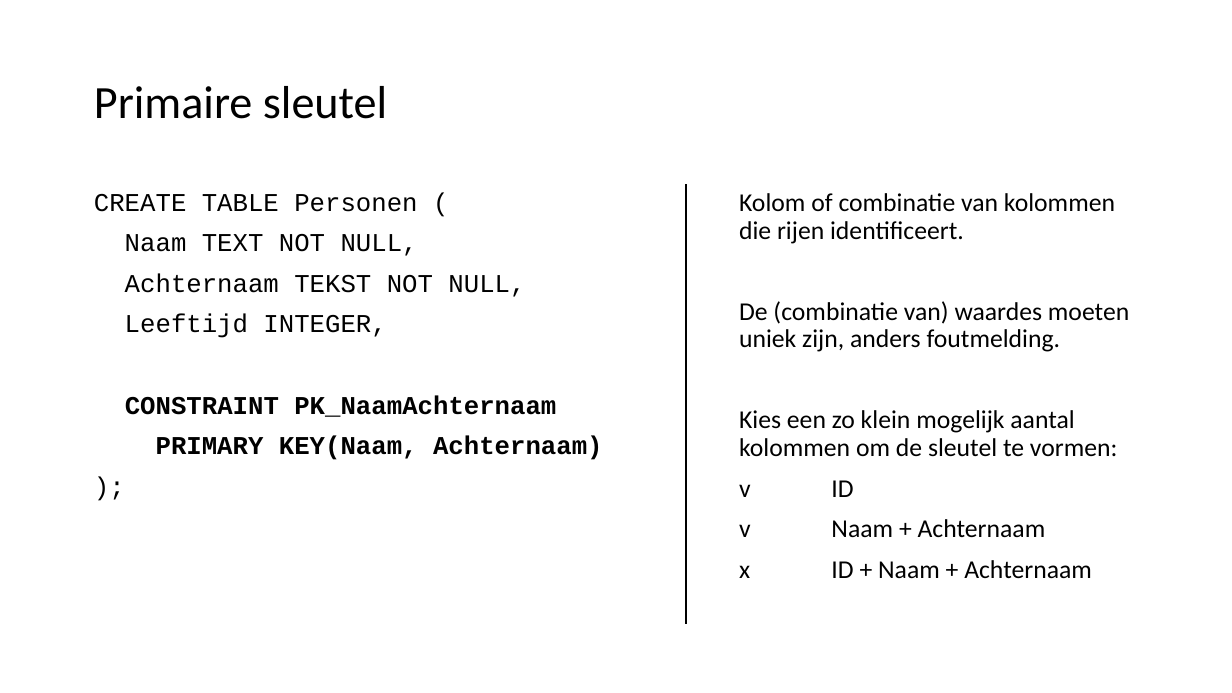
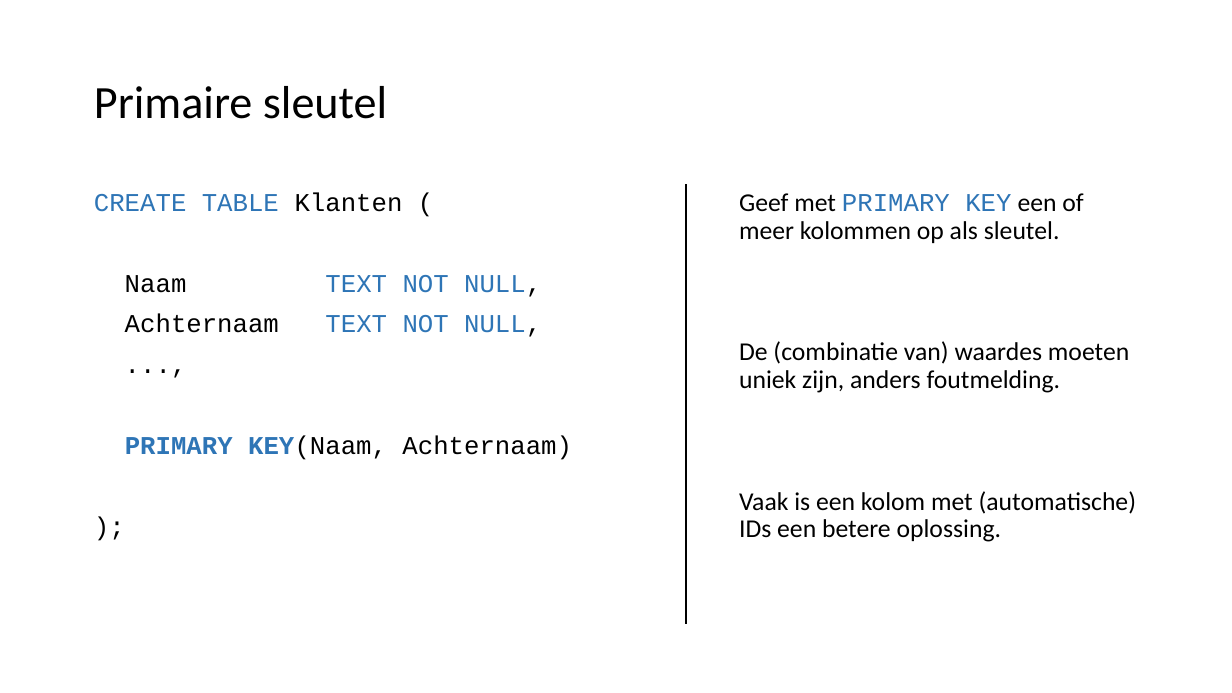
Before and after one commit to LFKoning/knowledge-sharing, a slide deck: slide 26 of sql_course/2_database_design/2_database_design.pptx (slide 28 before the commit). Drawn at 1232x693 pixels with LibreOffice and Linux fonts; fonts in the diff are those of the drawing. Boxes give left, top, right and bottom in pixels: in the first picture for what was removed or moved away, otherwise in the second. Text is boxed around its words. In the diff, an @@ line names an element or a change of style, - is before the commit and + after.

```diff
--- a/sql_course/2_database_design/2_database_design.pptx
+++ b/sql_course/2_database_design/2_database_design.pptx
@@ text at box(94, 192, 403, 212): text changed; text colour #000000 to #2E75B6 @@
-CREATE TABLE Personen (
+CREATE TABLE Klanten (
@@ text at box(739, 193, 1083, 243): text changed @@
-Kolom of combinatie van kolommen die rijen identificeert.
+Geef met PRIMARY KEY een of meer kolommen op als sleutel.
@@ text at box(125, 275, 572, 460): text colour #000000 to #2E75B6 in "TEXT NOT NULL,", "PRIMARY KEY(Naam,"; bold off in "KEY(Naam, Achternaam)" @@
@@ text at box(125, 314, 541, 337): text changed @@
-Achternaam TEKST NOT NULL,
-Leeftijd INTEGER,
-CONSTRAINT PK_NaamAchternaam
+Achternaam TEXT NOT NULL,
+...,
@@ text at box(739, 491, 1136, 542): text changed @@
-Kies een zo klein mogelijk aantal kolommen om de sleutel te vormen:
-v ID
-v Naam + Achternaam
-x ID + Naam + Achternaam
+Vaak is een kolom met (automatische) IDs een betere oplossing.
```
Also in this commit, not shown: 17 other slides changed, 14 slides added, 2 slides removed.
